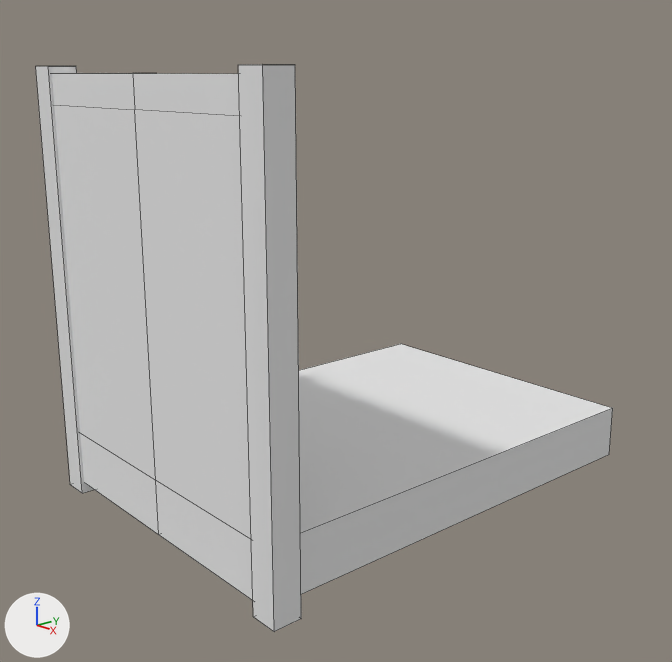
The Blender file Assets/models/floor_2/bedroom_e/crib/bedroom_e_crib01.blend, before and after one commit.
Rendered twice from a camera (50 mm lens) standing at (6.31, -5.77, 4.38) and looking at (-0.02, -0.28, 2.04). The lights are fixed; the arrows at lower left show +X, +Y and +Z. Mesh edges are drawn as thin lines.
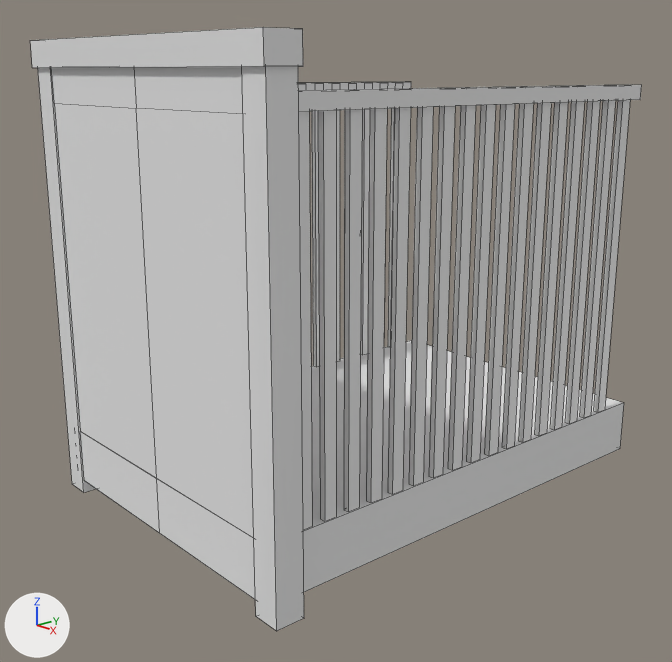
Commit message: bedroom_e_crib01 modeling work

Boxes [x1, y1, x2, y2] around the edits, measured in the pictures (672 x 662 px; the box of a moved part takes in the faces that stretch with it):
```json
{"object": "Cube.003", "change": "added", "after": [299, 100, 630, 530]}
{"object": "Cube.001", "change": "reshaped", "before": [52, 73, 253, 600], "after": [52, 67, 256, 600]}
{"object": "Cube", "change": "moved, rescaled", "before": [299, 344, 613, 594], "after": [303, 340, 624, 592]}
{"object": "Cube.002", "change": "moved", "before": [36, 65, 301, 632], "after": [38, 66, 304, 631]}
{"object": "Cube.005", "change": "added", "after": [30, 27, 303, 68]}
{"object": "Cube.004", "change": "added", "after": [298, 82, 642, 112]}
{"part": 1, "of": "me_cube_001", "change": "moved or reshaped", "before": [52, 73, 240, 116], "after": [52, 67, 243, 114]}
```

Scene script edits in JSON lines:
```json
{"block": "me_cube_001", "where": "me_cube_001.from_pydata(...)  # 16 vertices, 11 faces; spans x 0.0..1.0, y -22.61..-20.61, z -1.0..1.0"}
{"block": "me_cube_001", "where": "# used by ob_cube_001; location = (0.0, 0.0, 2.5); scale = (1.5, 0.1, 1.86)"}
{"block": "me_cube_001", "change": "me_cube_001 part 1: all 2 vertices in x 0.0, y -22.61..-20.61, z 1.0 are moved by (0.0, 0.11, 0.03)"}
{"op": "add", "block": "me_cube_003", "code": ["me_cube_003 = bpy.data.meshes.new('Cube.003')", "me_cube_003.from_pydata(...)  # 136 vertices, 68 faces; spans x 28.63..29.66, y -0.94..0.94, z -1.0..1.0"]}
{"op": "add", "block": "me_cube_004", "code": ["me_cube_004 = bpy.data.meshes.new('Cube.004')", "me_cube_004.from_pydata(...)  # a box spanning x 11.32..12.08, y -0.93..1.07, z -1.0..1.0"]}
{"op": "add", "block": "me_cube_005", "code": ["me_cube_005 = bpy.data.meshes.new('Cube.005')", "me_cube_005.from_pydata(...)  # a box spanning x -1.0..1.0, y -1.0..1.0, z -1.0..1.0"]}
{"op": "set", "path": "ob_cube_002.location", "old": "(0.0, -2.16, 2.48)", "new": "(0.0, -2.15, 2.48)"}
{"op": "set", "path": "ob_cube.location", "old": "(0.0, 0.0, 0.89)", "new": "(0.0, 0.0, 0.9)"}
{"op": "set", "path": "ob_cube.scale", "old": "(1.5, 2.05, 0.249)", "new": "(1.5, 2.25, 0.25)"}
{"op": "add", "block": "ob_cube_003", "code": ["ob_cube_003 = bpy.data.objects.new('Cube.003', me_cube_003)", "ob_cube_003.location = (0.0, 0.0, 2.7)", "ob_cube_003.scale = (0.05, 2.05, 1.55)", "_m = ob_cube_003.modifiers.new('Mirror', 'MIRROR')"]}
{"op": "add", "block": "ob_cube_004", "code": ["ob_cube_004 = bpy.data.objects.new('Cube.004', me_cube_004)", "ob_cube_004.location = (0.0, -0.13, 4.19)", "ob_cube_004.scale = (0.125, 2.04, 0.0657)", "_m = ob_cube_004.modifiers.new('Mirror', 'MIRROR')"]}
{"op": "add", "block": "ob_cube_005", "code": ["ob_cube_005 = bpy.data.objects.new('Cube.005', me_cube_005)", "ob_cube_005.location = (0.0, -2.15, 4.52)", "ob_cube_005.scale = (1.65, 0.15, 0.111)"]}
```
